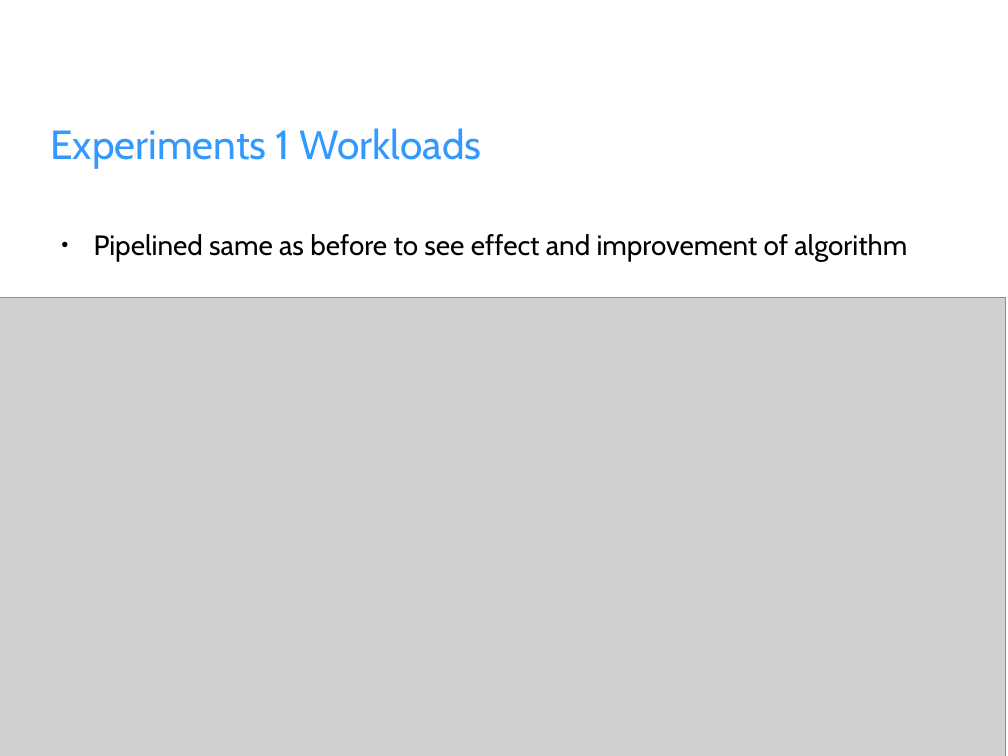
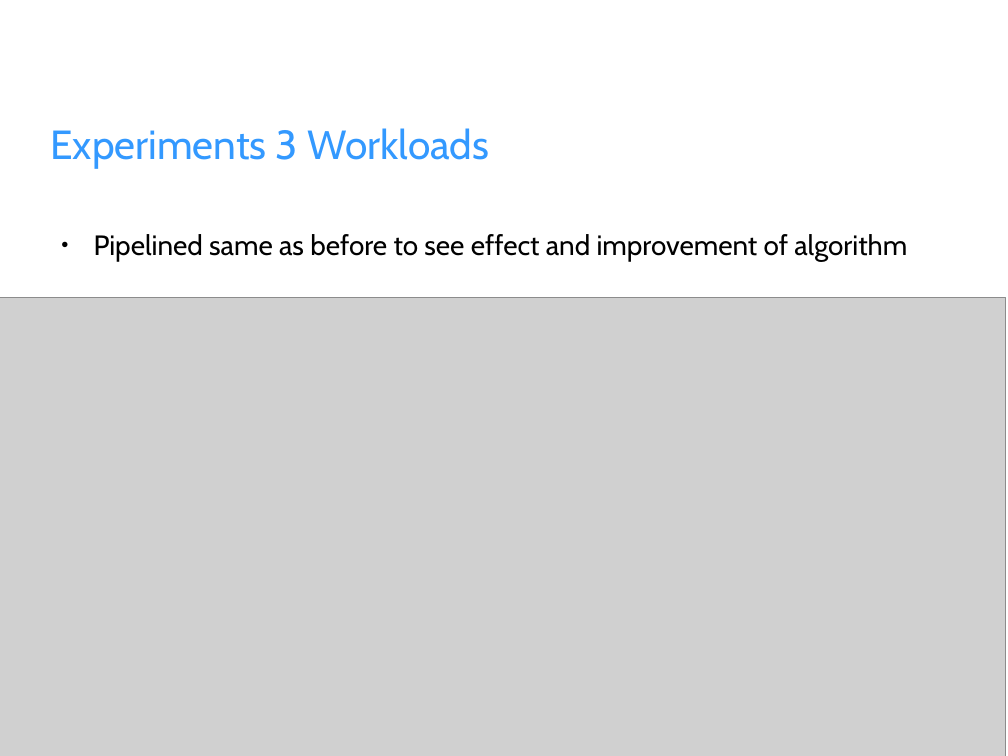
Before and after one commit to fhilprec/HardwareMonitoring, a slide deck: slide 13 of ProjectPresentation.odp (slide 9 before the commit). Drawn at 1008x756 pixels with LibreOffice and Linux fonts; fonts in the diff are those of the drawing; grey boxes stand for pictures; background and template pictures are left out. Boxes give left, top, right and bottom in pixels: in the first picture for what was removed or moved away, otherwise in the second. Text is boxed around its words. In the diff, an @@ line names an element or a change of style, - is before the commit and + after.

```diff
--- a/ProjectPresentation.odp
+++ b/ProjectPresentation.odp
@@ title at [50,128,489,169]: text changed @@
-Experiments 1 Workloads
+Experiments 3 Workloads
```
Also in this commit, not shown: 6 other slides changed, 8 slides added, 7 slides removed.
